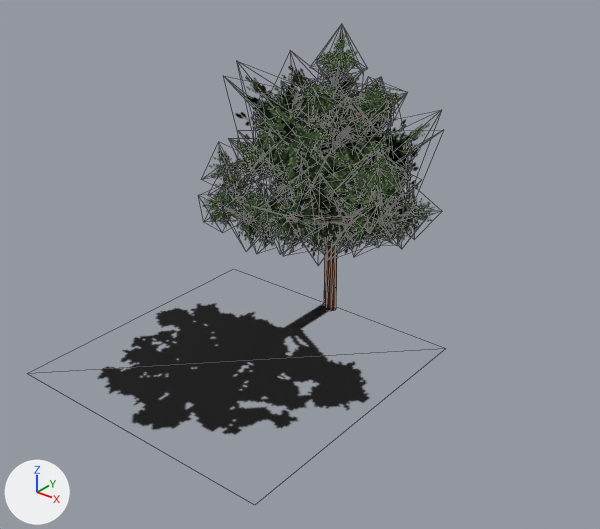
An edit to the glTF model scenery/models/tree.glb, drawn before and after from the same camera.
Camera for both pictures: a 50 mm camera at (25.0, -34.0, 23.2) aimed at (2.9, -6.4, 6.1). The axes (+X, +Y, +Z) are drawn at lower left. The lights are the same throughout. Mesh edges are drawn as thin lines. Where no turn or scale is listed for an object, it has been applied to the vertices. Vertices at the same position are counted once.

Script lines for the objects in view, before the commit:
```python
mat_mat_leaves = principled_material('mat_leaves')
mat_mat_leaves.texture = img_sampleleaves128  # with its transparency
mat_mat_leaves.roughness = 1.0
me_msh_leaf_026 = bpy.data.meshes.new('msh_leaf.026')
me_msh_leaf_026.from_pydata(...)  # 465 vertices, 510 faces; spans x -6.3..6.1, y -7.9..7.8, z -3.6..10.2
me_msh_leaf_026.materials.append(mat_mat_leaves)  # picture img_sampleleaves128
me_msh_shadow = bpy.data.meshes.new('msh_shadow')
me_msh_shadow.from_pydata(...)  # 4 vertices, 2 faces; spans x -7.6..7.6, y -15.1..0.0, z 0.0
me_msh_shadow.materials.append(mat_mat_shadow0)  # picture img_tree_shadow0_png
me_msh_trunk = bpy.data.meshes.new('msh_trunk')
me_msh_trunk.from_pydata(...)  # 284 vertices, 472 faces; spans x -5.55..5.35, y -7.49..7.02, z 0.0..14.54
me_msh_trunk.materials.append(mat_col_trunk)  # brown #5c2d0d
ob_leaf_bot = bpy.data.objects.new('leaf_bot', me_msh_leaf_026)
ob_leaf_bot.location = (0.02, 0.0, 5.72)
ob_shadow = bpy.data.objects.new('shadow', me_msh_shadow)
ob_shadow.location = (0.0, 0.0, 0.2)
ob_trunk = bpy.data.objects.new('trunk', me_msh_trunk)
ob_trunk.location = (0.0, 0.0, 0.0)
```
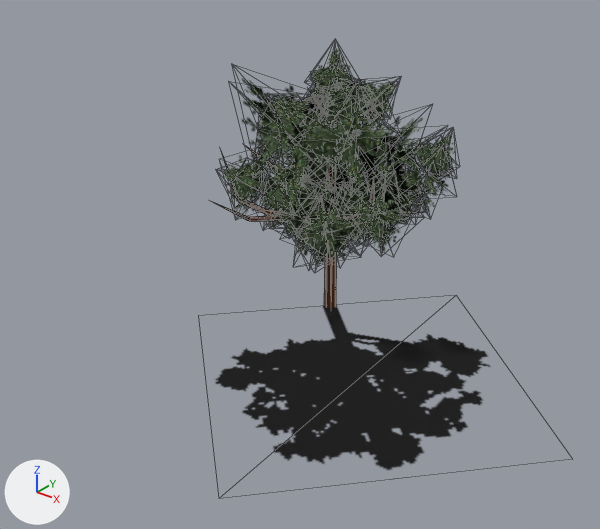
Location of each change, [x1, y1, x2, y2] in pixels of the pictures (600 x 529 px):
```json
{"object": "leaves", "change": "added", "after": [215, 49, 490, 470], "on screen": "black", "faces in mat_mat_leaves (picture img_sampleleaves064)": [223, 49, 456, 266], "faces in mat_mat_shadow0 (picture img_tree_shadow0_png)": [215, 305, 490, 470]}
{"object": "leaf_bot", "change": "deleted", "before": [202, 34, 435, 257]}
{"object": "shadow", "change": "deleted", "before": [98, 303, 370, 435], "on screen": "black"}
{"object": "trunk", "change": "reshaped", "before": [220, 62, 421, 311], "after": [211, 59, 421, 308]}
{"part": 1, "of": "me_msh_trunk", "change": "rebuilt", "after": [308, 89, 332, 117], "on screen": "not visible before"}
{"part": 2, "of": "me_msh_trunk", "change": "cut back", "before": [220, 110, 413, 311], "after": [211, 99, 413, 308]}
```

The change, as JSON lines over the scene's bpy script:
```json
{"op": "add", "block": "img_sampleleaves064", "code": ["img_sampleleaves064 = load_image('SampleLeaves064', '_unpacked/SampleLeaves064', 64, 64, 'sRGB')"]}
{"op": "set", "path": "mat_mat_leaves.texture", "old": "img_sampleleaves128", "new": "img_sampleleaves064", "note": "with its transparency"}
{"block": "me_msh_trunk", "where": "# used by ob_trunk; location = (0.0, 0.0, 0.0)"}
{"op": "remove", "block": "me_msh_trunk", "code": "me_msh_trunk.from_pydata(...)  # 284 vertices, 472 faces; spans x -5.55..5.35, y -7.49..7.02, z 0.0..14.54"}
{"op": "add", "block": "me_msh_trunk", "code": "me_msh_trunk.from_pydata(...)  # 249 vertices, 350 faces; spans x -5.55..5.35, y -7.49..7.02, z 0.0..14.54"}
{"block": "me_msh_trunk", "change": "me_msh_trunk part 1: the loose piece of 17 vertices spanning x -0.25..0.54, y -2.5..-0.03, z 11.02..13.51 is rebuilt with 15 vertices and now spans x -0.2..0.26, y -2.58..0.04, z 11.08..13.38"}
{"block": "me_msh_trunk", "change": "me_msh_trunk part 2"}
{"block": "me_msh_trunk", "change": "124 vertices are removed from x -3.55..3.93, y -5.61..3.16, z 4.14..11.65"}
{"block": "me_msh_trunk", "change": "272 faces are deleted"}
{"block": "me_msh_trunk", "change": "45 vertices move from x -0.56..3.22, y -4.12..0.38, z 4.51..10.64 to x -0.37..3.22, y -4.12..0.36, z 4.43..10.55"}
{"block": "me_msh_trunk", "change": "91 vertices are added at x -2.85..3.2, y -5.61..1.85, z 4.21..11.6"}
{"block": "me_msh_trunk", "change": "156 new faces join them"}
{"op": "add", "block": "me_msh_leaf_026_1", "code": ["me_msh_leaf_026_1 = bpy.data.meshes.new('msh_leaf.026')", "me_msh_leaf_026_1.from_pydata(...)  # 475 vertices, 526 faces; spans x -5.7..16.3, y -15.8..5.8, z 0.2..15.2", "# faces by material slot: [524, 2]", "me_msh_leaf_026_1.materials.append(mat_mat_leaves)  # picture img_sampleleaves064", "me_msh_leaf_026_1.materials.append(mat_mat_shadow0)  # picture img_tree_shadow0_png"]}
{"op": "remove", "block": "ob_shadow", "code": ["ob_shadow = bpy.data.objects.new('shadow', me_msh_shadow)", "ob_shadow.location = (0.0, 0.0, 0.2)"]}
{"op": "remove", "block": "ob_leaf_bot", "code": ["ob_leaf_bot = bpy.data.objects.new('leaf_bot', me_msh_leaf_026)", "ob_leaf_bot.location = (0.02, 0.0, 5.72)"]}
{"op": "add", "block": "ob_leaves", "code": ["ob_leaves = bpy.data.objects.new('leaves', me_msh_leaf_026_1)", "ob_leaves.location = (0.0, 0.0, 0.0)"]}
```
